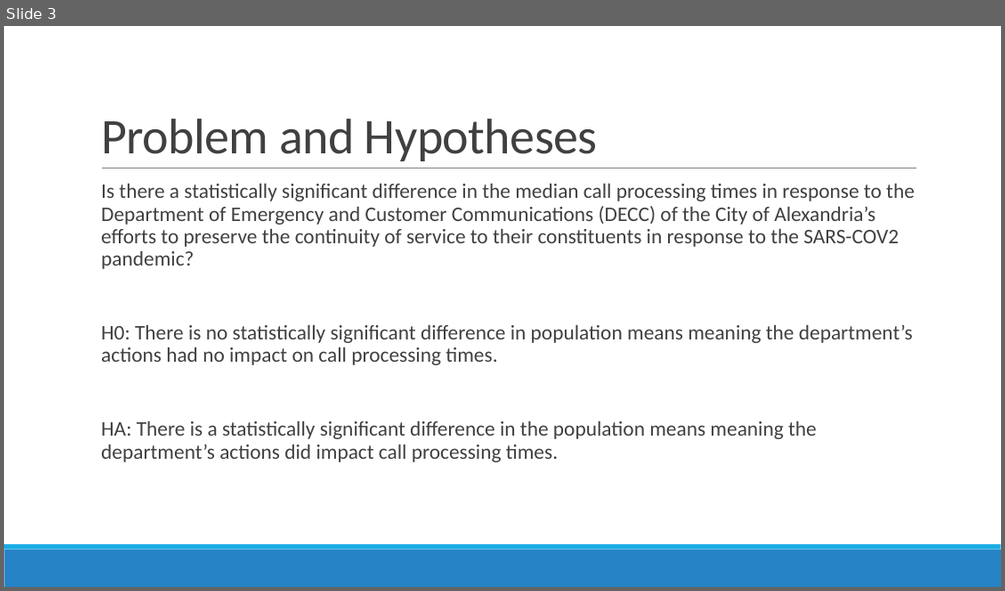
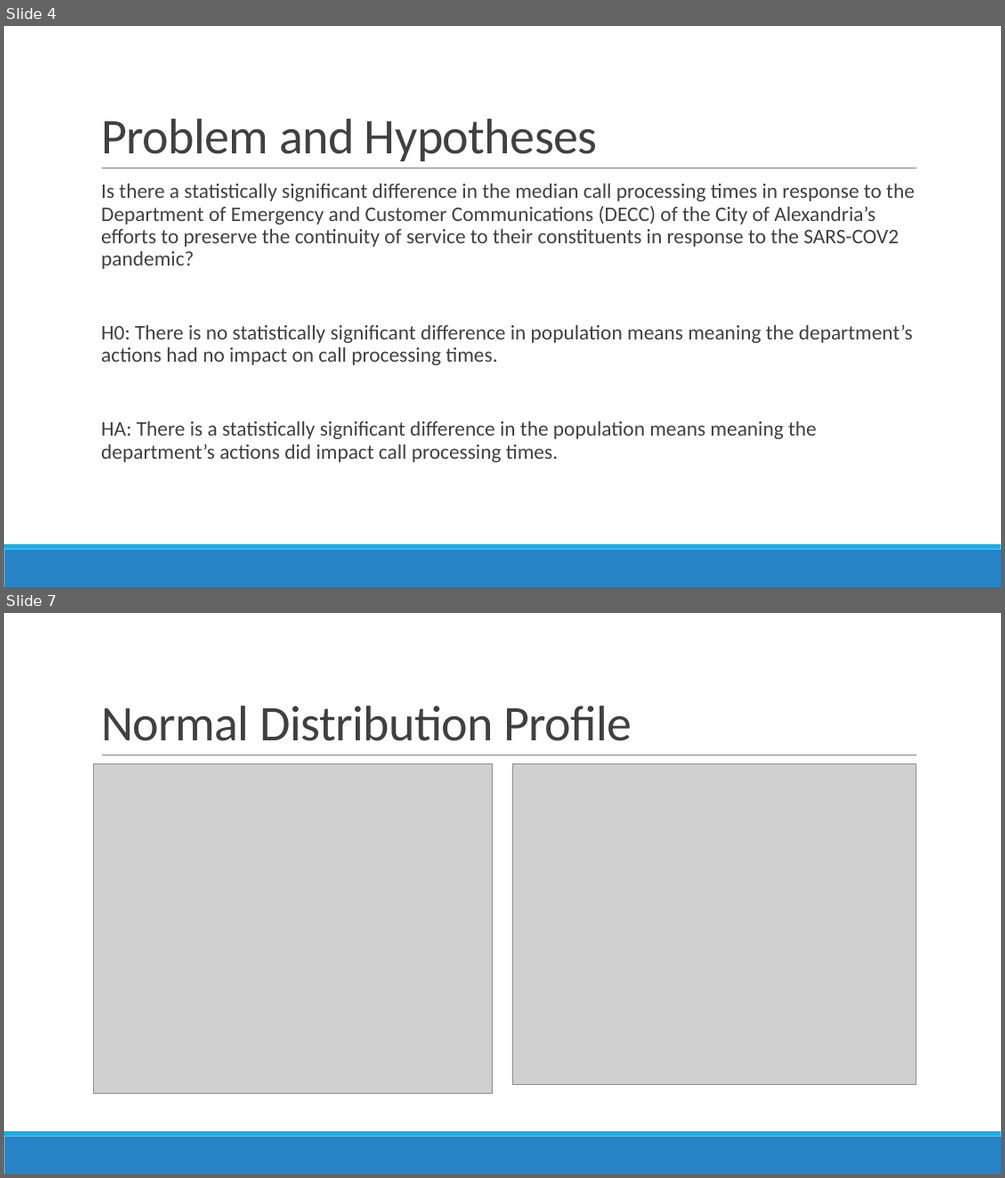
Before and after one commit to trdunsworth/WGU_Capstone, a slide deck: Dunsworth_Presentation.pptx. Shown one above the other, each under a label of ours: slide 3 before the commit, slides 4 and 7 after it; the slides between them are not shown. The pictures are 1005x591 and 1005x1178 pixels, drawn with LibreOffice and Linux fonts; fonts in the diff are those of the drawing; grey boxes stand for pictures. Boxes give left, top, right and bottom in pixels: in the first picture for what was removed or moved away, otherwise in the second. Text is boxed around its words. In the diff, an @@ line names an element or a change of style, - is before the commit and + after.

```diff
--- a/Dunsworth_Presentation.pptx
+++ b/Dunsworth_Presentation.pptx
@@ slide 7 added at <box>4,613,1001,1174</box>, background #FFFFFF; not listed: 3 template elements that a slide beside it also shows @@
@@ title added at <box>101,706,631,741</box>, 48 pt, text #404040 @@
+Normal Distribution Profile
@@ picture added at <box>94,764,493,1093</box> @@
@@ picture added at <box>512,764,916,1084</box> @@
@@ what was slide 3 is now slide 4 @@
```
Also in this commit, not shown: 8 other slides added, 1 slide removed.
